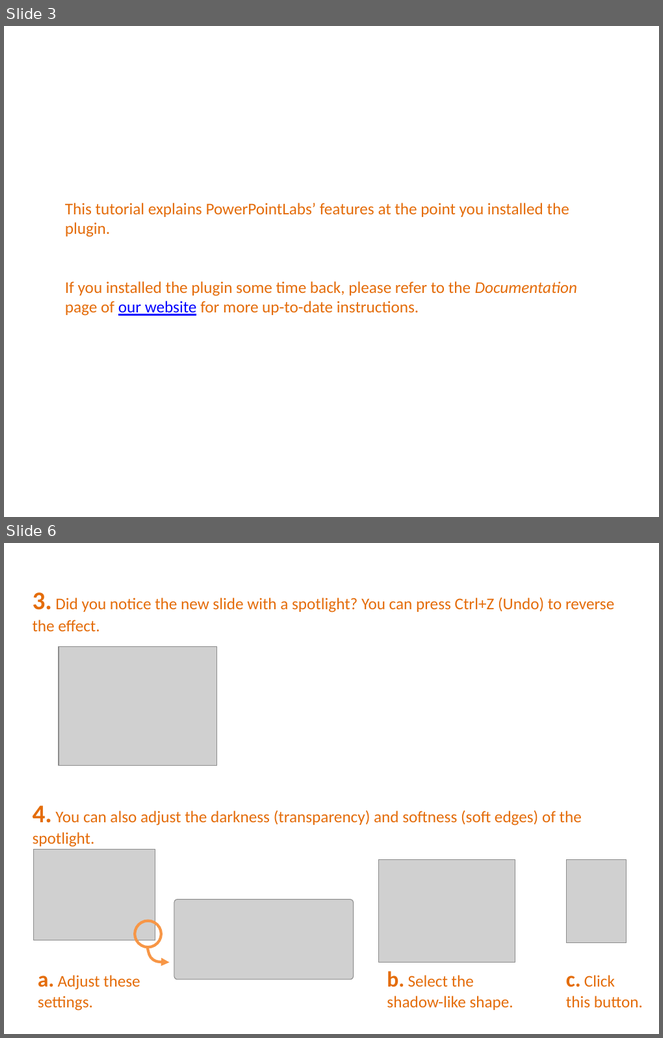
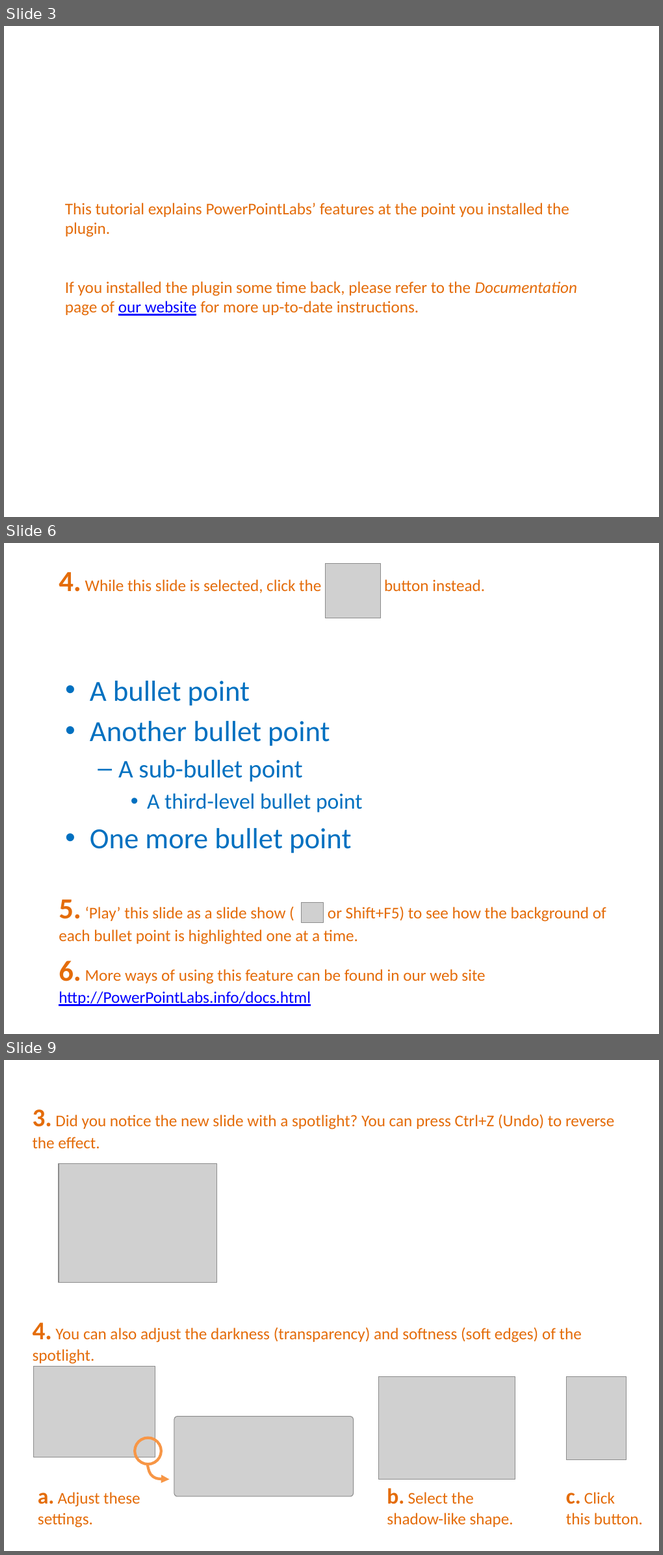
Before and after one commit to PowerPointLabs/PowerPointLabs, a slide deck: doc/PowerPointLabs Quick Tutorial.pptx. Shown one above the other, each under a label of ours: slides 3 and 6 before the commit, slides 3, 6 and 9 after it; the slides between them are not shown. The pictures are 663x1038 and 663x1555 pixels, drawn with LibreOffice and Linux fonts; fonts in the diff are those of the drawing; grey boxes stand for pictures. Boxes give left, top, right and bottom in pixels: in the first picture for what was removed or moved away, otherwise in the second. Text is boxed around its words. In the diff, an @@ line names an element or a change of style, - is before the commit and + after.

Commit message:
Issue 283: Update tutorial file for 'highlight bullets' feature Update Issue 283 Status: Done

```diff
--- a/doc/PowerPointLabs Quick Tutorial.pptx
+++ b/doc/PowerPointLabs Quick Tutorial.pptx
@@ slide 6 added at [4,543,659,1034], background #FFFFFF @@
@@ text added at [59,572,485,593], 18 pt, text #E46C0A @@
+4. While this slide is selected, click the button instead.
@@ picture added at [326,563,381,618] @@
@@ text added at [90,681,363,854], 32 pt, text #0070C0 @@
+• A bullet point
+• Another bullet point
+  – A sub-bullet point
+    • A third-level bullet point
+• One more bullet point
@@ text added at [59,900,607,945], 18 pt, text #E46C0A @@
+5. ‘Play’ this slide as a slide show ( or Shift+F5) to see how the background of each bullet point is highlighted one at a time.
@@ picture added at [302,902,323,923] @@
@@ text added at [59,961,485,1006], 18 pt, text #E46C0A @@
+6. More ways of using this feature can be found in our web site http://PowerPointLabs.info/docs.html
@@ what was slide 6 is now slide 9 @@
```
Also in this commit, not shown: 3 slides changed, 2 other slides added.
